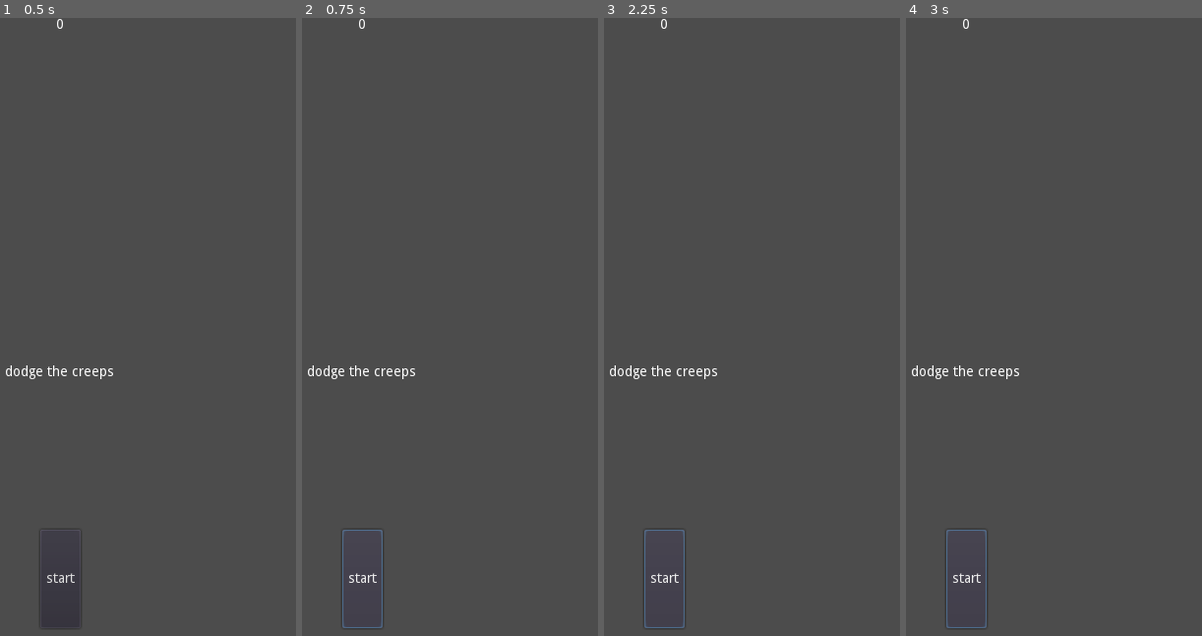
Above: before the commit, frames 1-4 (left to right).
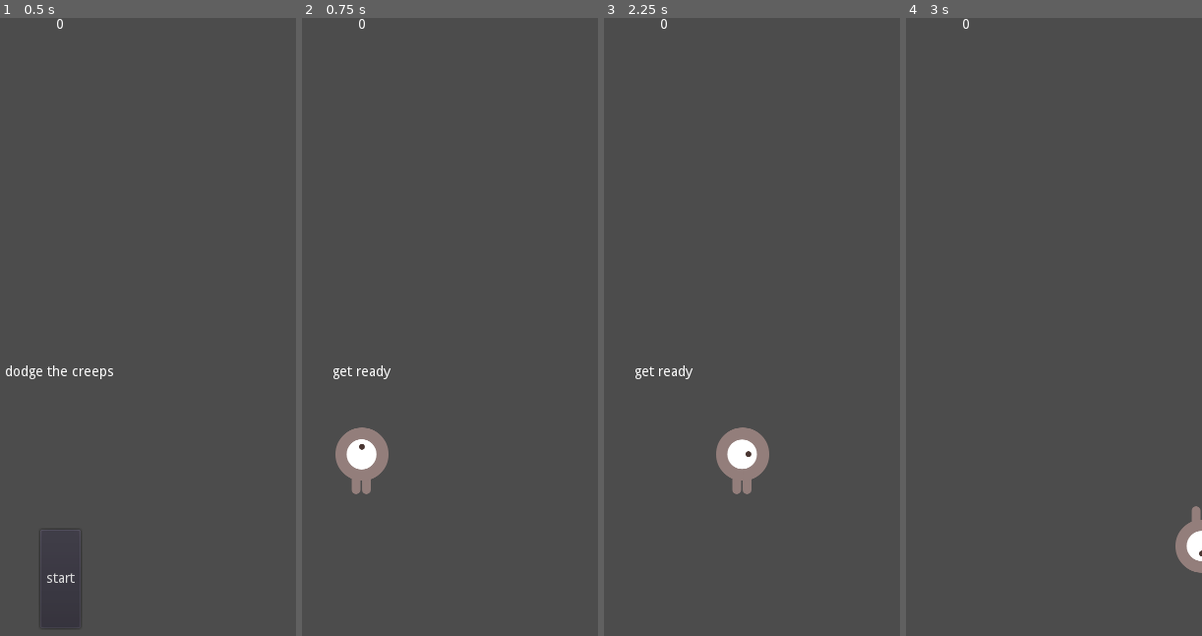
Above: after the commit, the same moments.

Repository: Tretjak/Projekt-vt21
Game: Godot game, scene res://main.tscn
Same seed, same stepped clock (60 frames per second), same inputs: the game is played once before the commit and once after it.
Inputs (mouse positions are in pixels of both pictures, inside the frame that each line leads up to):
- Up to frame 1 (0.5 s): no input
- Up to frame 2 (0.75 s): click "start" at 0.5 s
- Up to frame 3 (2.25 s): click (663, 580) at 1.25 s, where only the run before the commit has a clickable "start"; tap Enter at 2 s; hold Right (ui_right) from 2.03 s (still down)
- Up to frame 4 (3 s): release Right (ui_right) at 2.78 s; hold Down (ui_down) from 2.78 s (still down)

Frame 1 is identical in both runs. In frame 2, 1.9% of the frame differs, in the area x 1-39%, y 56-99%; in frame 3, 1.9%, in the area x 1-56%, y 56-99%; in frame 4, 1.2%.

Commit message:
uppdateringar

Diff:
--- a/teddy/training/hud.tscn
+++ b/teddy/training/hud.tscn
@@ -44,3 +44,5 @@
 [node name="messagetimer" type="Timer" parent="."]
 wait_time = 2.0
 one_shot = true
+[connection signal="pressed" from="startbutton" to="." method="_on_startbutton_pressed"]
+[connection signal="timeout" from="messagetimer" to="." method="_on_messagetimer_timeout"]
--- a/teddy/training/main.gd
+++ b/teddy/training/main.gd
@@ -22,6 +22,7 @@
 	$scoreTimer.stop()
 	$mobTimer.stop()
 	$hud.show_game_over()
+	get_tree().call_group("mobs", "queue_free")
 
 func new_game():
 	score = 0
--- a/teddy/training/mob.tscn
+++ b/teddy/training/mob.tscn
@@ -10,11 +10,6 @@
 
 [sub_resource type="SpriteFrames" id=1]
 animations = [ {
-"frames": [ ExtResource( 1 ), ExtResource( 5 ) ],
-"loop": true,
-"name": "fly",
-"speed": 3.0
-}, {
 "frames": [ ExtResource( 3 ), ExtResource( 2 ) ],
 "loop": true,
 "name": "walk",
@@ -24,12 +19,19 @@
 "loop": true,
 "name": "swim",
 "speed": 3.0
+}, {
+"frames": [ ExtResource( 1 ), ExtResource( 5 ) ],
+"loop": true,
+"name": "fly",
+"speed": 3.0
 } ]
 
 [sub_resource type="CapsuleShape2D" id=2]
 radius = 37.325
 
-[node name="mob" type="RigidBody2D"]
+[node name="mob" type="RigidBody2D" groups=[
+"mobs",
+]]
 collision_mask = 0
 gravity_scale = 0.0
 script = ExtResource( 7 )
